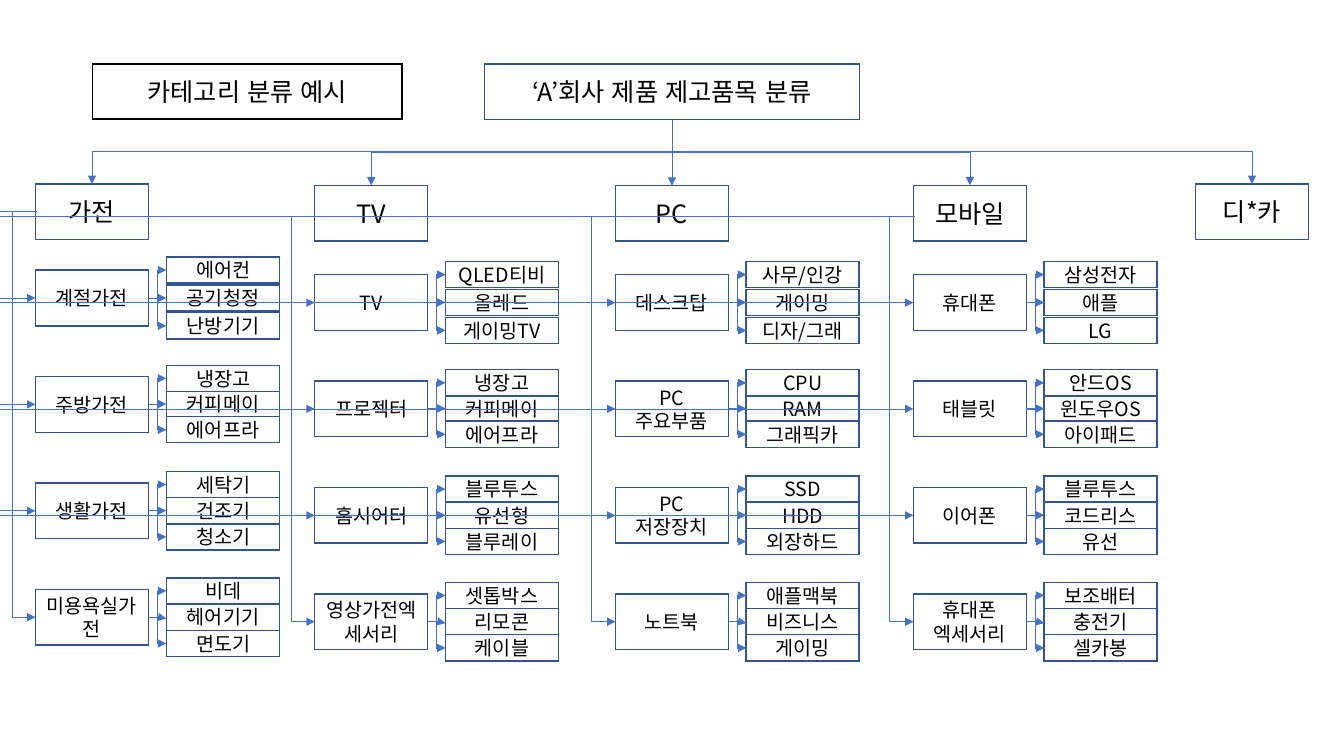
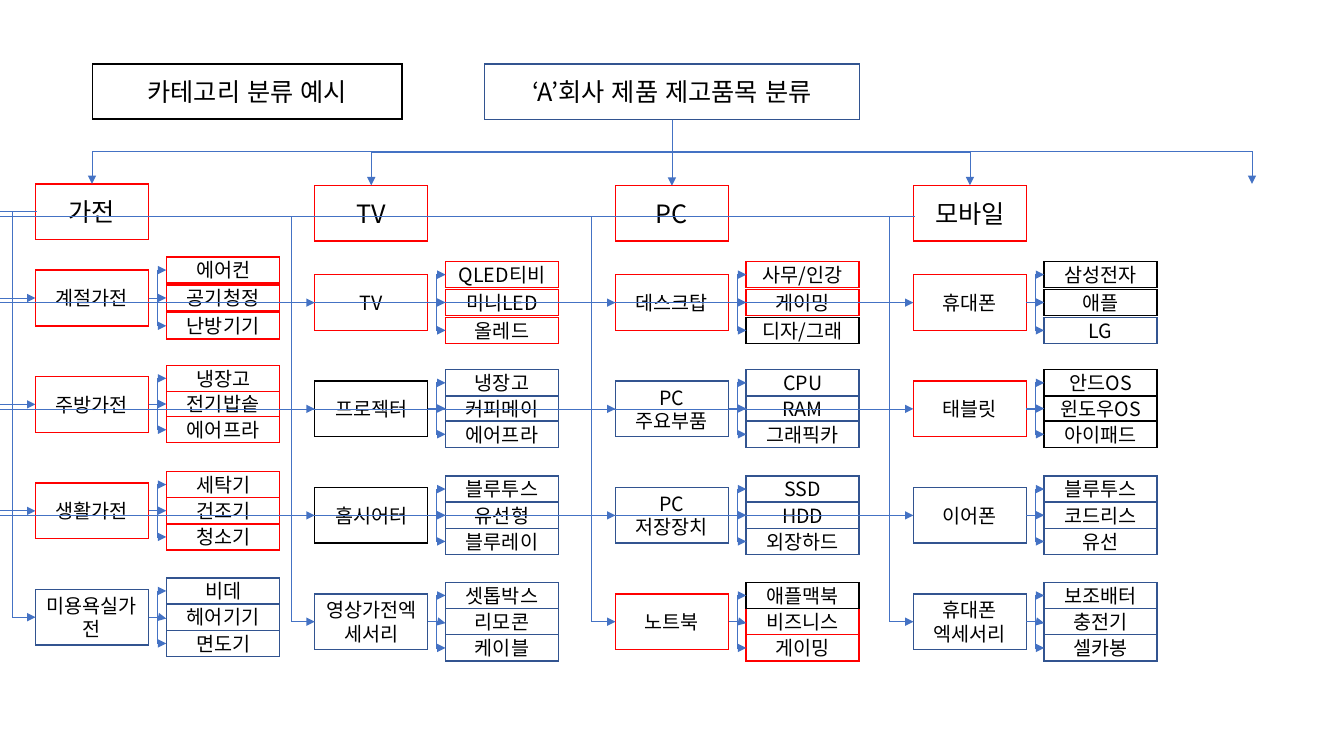
Before and after one commit to SungWoo0315/new-study-repository, a slide deck: slide 4 of 프로젝트/조별과제 카테고리 분류 방안(예시).pptx. Drawn at 1344x756 pixels with LibreOffice and Linux fonts; fonts in the diff are those of the drawing. Boxes give left, top, right and bottom in pixels: in the first picture for what was removed or moved away, otherwise in the second. Text is boxed around its words. In the diff, an @@ line names an element or a change of style, - is before the commit and + after.

Commit message:
프로젝트 진행 중

```diff
--- a/프로젝트/조별과제 카테고리 분류 방안(예시).pptx
+++ b/프로젝트/조별과제 카테고리 분류 방안(예시).pptx
@@ rectangle removed at (x1=1196, y1=184, x2=1309, y2=239) @@
-디*카
@@ rectangle added at (x1=446, y1=289, x2=559, y2=316), fill #FFFFFF, outline #FF0000 1 pt, 14 pt, text #000000 @@
+미니LED
@@ rectangle "올레드" moved from (x1=446, y1=289, x2=559, y2=316) to (x1=446, y1=318, x2=559, y2=344) @@
@@ rectangle removed at (x1=446, y1=318, x2=559, y2=344) @@
-게이밍TV
@@ outline #325491 1 pt to #000000 1 pt in 9 elements at (x1=315, y1=381, x2=427, y2=437), (x1=315, y1=488, x2=427, y2=543), (x1=746, y1=318, x2=859, y2=344), (x1=746, y1=583, x2=859, y2=609), (x1=1045, y1=289, x2=1157, y2=316), (x1=1045, y1=262, x2=1157, y2=288), (x1=1045, y1=395, x2=1157, y2=421), (x1=1045, y1=421, x2=1157, y2=448), (x1=1045, y1=370, x2=1157, y2=396) @@
@@ outline #325491 1 pt to #FF0000 1 pt in 27 elements at (x1=35, y1=184, x2=148, y2=239), (x1=315, y1=186, x2=427, y2=241), (x1=35, y1=270, x2=148, y2=326), (x1=35, y1=377, x2=148, y2=433), (x1=35, y1=483, x2=148, y2=538), (x1=166, y1=285, x2=279, y2=312), (x1=166, y1=313, x2=279, y2=339), (x1=166, y1=257, x2=279, y2=283), (x1=166, y1=416, x2=279, y2=443), (x1=166, y1=365, x2=279, y2=391), (x1=166, y1=498, x2=279, y2=524), (x1=166, y1=524, x2=279, y2=551), (x1=166, y1=472, x2=279, y2=498), (x1=315, y1=275, x2=427, y2=331), (x1=446, y1=262, x2=559, y2=288), (x1=616, y1=186, x2=729, y2=241), (x1=616, y1=275, x2=729, y2=331), (x1=616, y1=594, x2=729, y2=649), (x1=746, y1=289, x2=859, y2=316), (x1=746, y1=262, x2=859, y2=288), (x1=746, y1=609, x2=859, y2=635), (x1=746, y1=635, x2=859, y2=661), (x1=913, y1=186, x2=1026, y2=241), (x1=913, y1=275, x2=1026, y2=331), (x1=913, y1=381, x2=1026, y2=437), (x1=446, y1=318, x2=559, y2=344), (x1=166, y1=391, x2=279, y2=417) @@
@@ text in rectangle at (x1=187, y1=391, x2=259, y2=417): text changed @@
-커피메이
+전기밥솥
```
Also in this commit, not shown: 6 other files.
